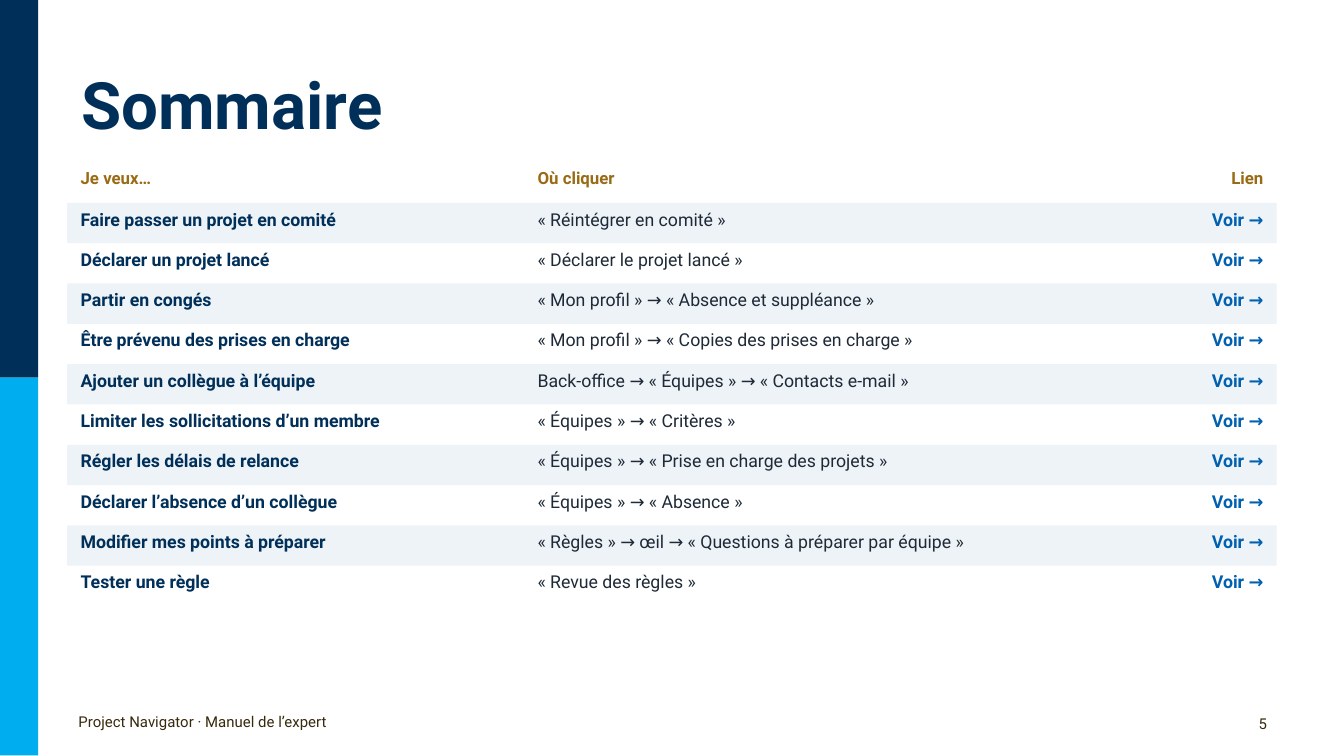
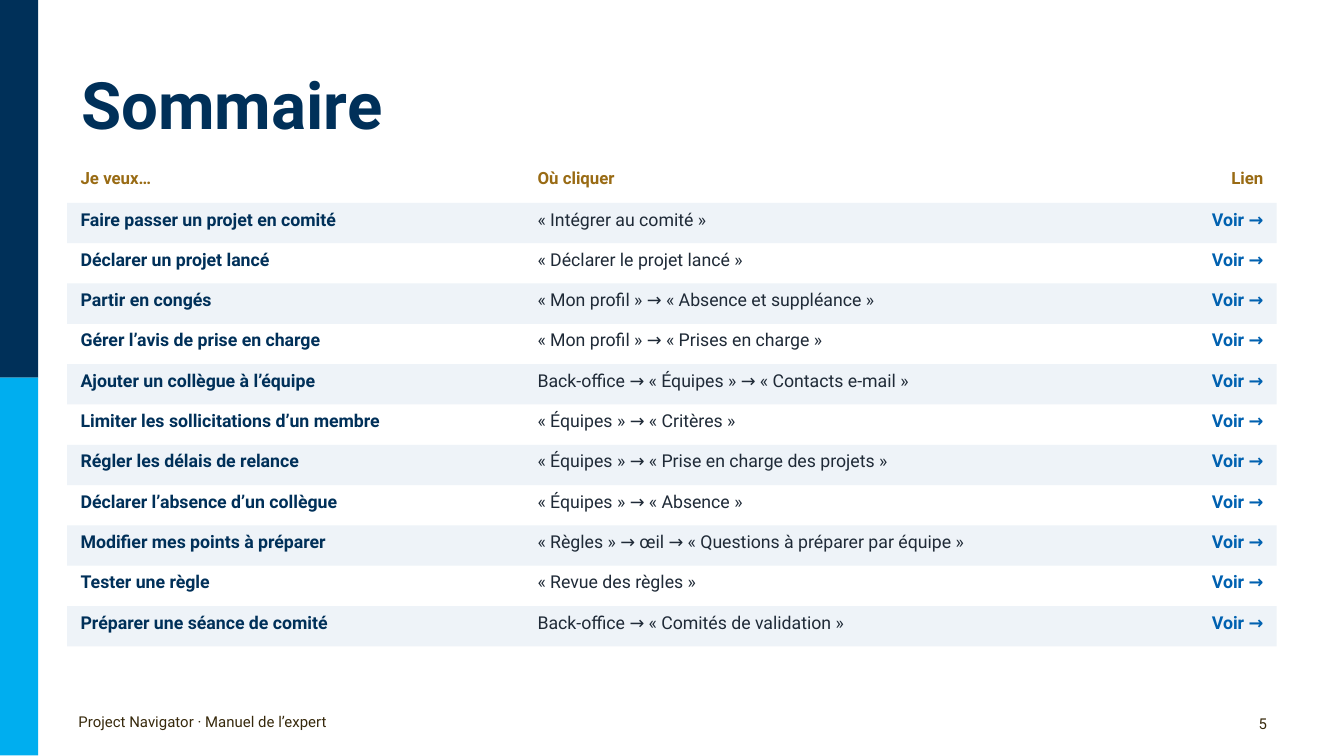
Before and after one commit to antoinelmariel-ux/ProjectNavigator, a slide deck: slide 5 of docs/Project Navigator_ Manuel SME.pptx. Drawn at 1344x756 pixels with LibreOffice and Linux fonts; fonts in the diff are those of the drawing; background and template pictures are left out. Boxes give left, top, right and bottom in pixels: in the first picture for what was removed or moved away, otherwise in the second. Text is boxed around its words. In the diff, an @@ line names an element or a change of style, - is before the commit and + after.

```diff
--- a/docs/Project Navigator_ Manuel SME.pptx
+++ b/docs/Project Navigator_ Manuel SME.pptx
@@ text at box(550, 212, 693, 230): text changed @@
-« Réintégrer en comité »
+« Intégrer au comité »
@@ text at box(81, 332, 321, 350): text changed @@
-Être prévenu des prises en charge
+Gérer l’avis de prise en charge
@@ text at box(550, 332, 810, 350): text changed @@
-« Mon profil » → « Copies des prises en charge »
+« Mon profil » → « Prises en charge »
@@ rectangle added at box(67, 606, 1277, 646), fill #EEF3F8 @@
@@ text added at box(81, 615, 328, 633), 9.5 pt, text #003059, bold @@
+Préparer une séance de comité
@@ text added at box(538, 615, 831, 629), 9.5 pt, text #1F2A37 @@
+Back-office → « Comités de validation »
@@ text added at box(1212, 616, 1244, 629), 9.5 pt, text #0061B0, bold @@
+Voir →
```
Also in this commit, not shown: 18 other slides changed, 3 slides added, 1 other file.
